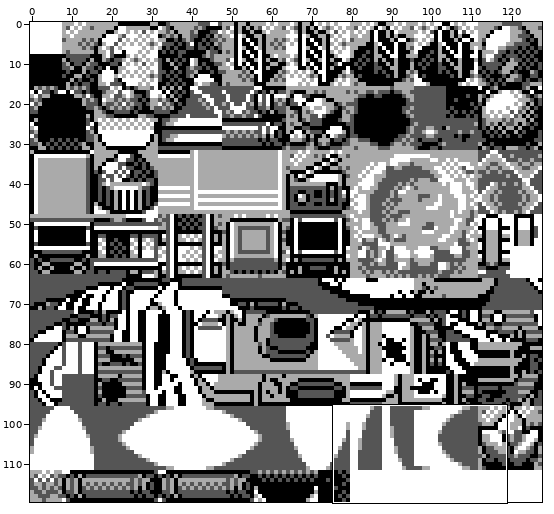
Two versions of one sprite sheet, gfx/tilesets/cave.png. The picture above shows the old version from afar; the outline marks the close-up.
Close-up. Old version:
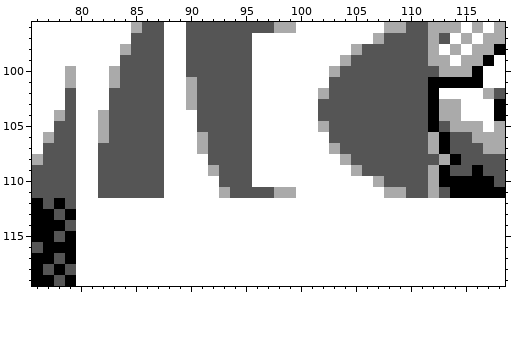
The file is 128x120 pixels. Shown: x 76..118, y 96..119.
The result:
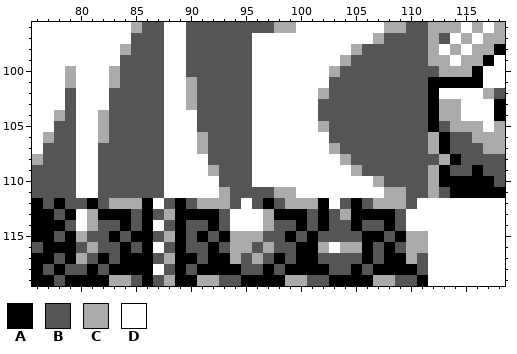
Palette (. is transparent): A #000000  B #555555  C #aaaaaa  D #ffffff
Difference:
{"y":112,"x":80,"old":"DDDDDDD","new":"BABCCCA"}
{"y":112,"x":88,"old":"DDDDDDD","new":"BABCCCB"}
{"y":112,"x":96,"old":"DDDDDDD","new":"BABCCCA"}
{"y":112,"x":104,"old":"DDDDDDD","new":"BABCCCB"}
{"y":113,"x":81,"old":"DDDDDDDDDDDDD","new":"CAAABABCAAAAB"}
{"y":113,"x":97,"old":"DDDDDDDDDDDDD","new":"CAAABABCAAAAB"}
{"y":114,"x":81,"old":"DDDDDD","new":"CBBABA"}
{"y":114,"x":88,"old":"DDDDDD","new":"BABBAB"}
{"y":114,"x":97,"old":"DDDDDDDDDDDDD","new":"CBBABABBABBAB"}
{"y":115,"x":80,"old":"DDDDDDDDDDDDDDDDDDDDDDDDDDDDDDDD","new":"CBBABAABCABABACCCBBABABBBBAABACC"}
{"y":116,"x":80,"old":"DDDDDDD","new":"BCBBABA"}
{"y":116,"x":88,"old":"DDDDDDDDDDDDDDD","new":"BABBABCCBCBBAAC"}
{"y":116,"x":104,"old":"DDDDDDDD","new":"CCABABCC"}
{"y":117,"x":80,"old":"DDDDDDDDDDDDDDDDDDDDDDDDDDDDDDDD","new":"CBABAAABCAABAACBCBABAABBBBABAACB"}
{"y":118,"x":80,"old":"DDDDDDD","new":"BABAAAA"}
{"y":118,"x":88,"old":"DDDDDDDDDDDDDDDDDDDDDDDD","new":"BABAAAABBABAAAABBABAAAAB"}
{"y":119,"x":80,"old":"DDDDDDDDDDDDDDDDDDDDDDDDDDDDDDDD","new":"AAACCBABCAACCBBAAAACCBBAAAACCBBA"}
